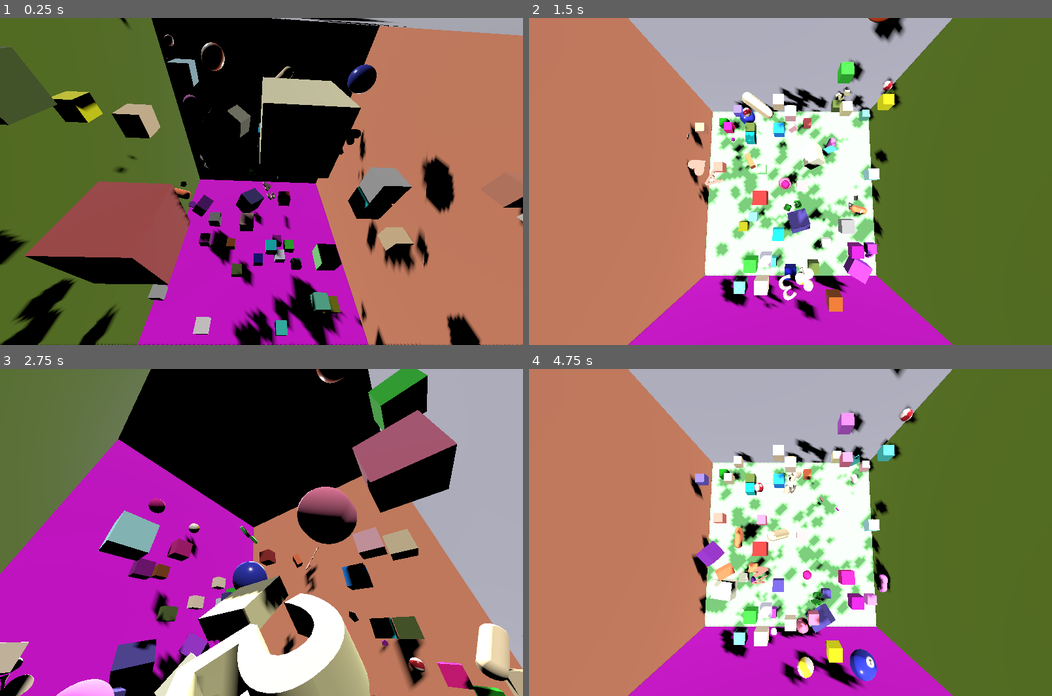
Above: before the commit, frames 1-4 (two rows, left to right).
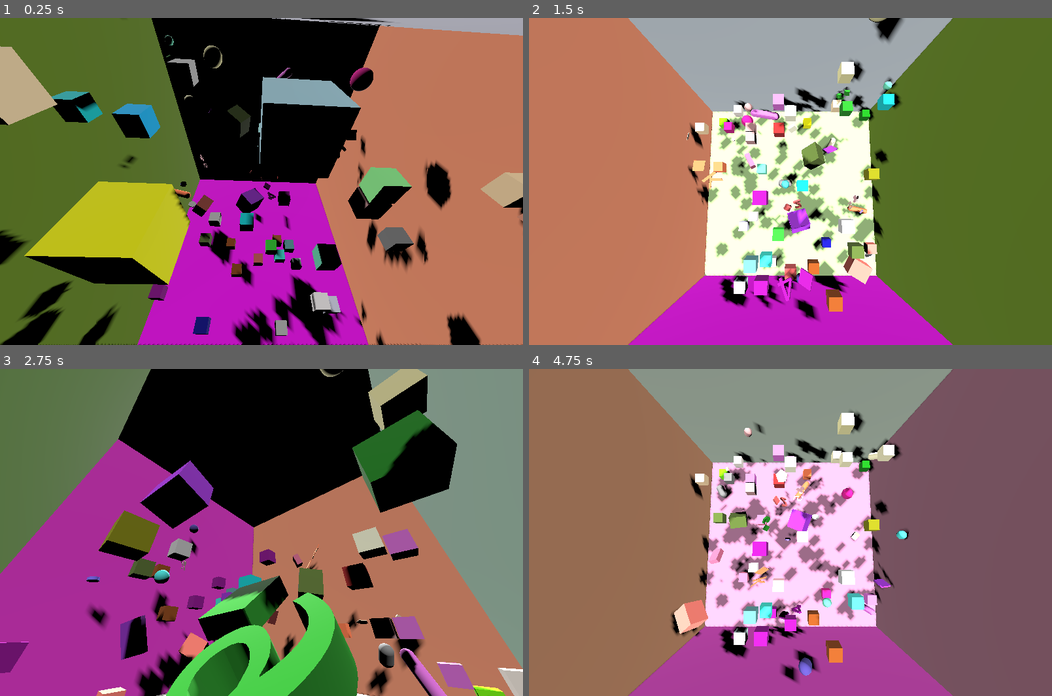
Above: after the commit, the same moments.

Repository: kasworld/gd4bounce
Game: Godot game, scene res://main.tscn
Same seed, same stepped clock (60 frames per second), same inputs: the game is played once before the commit and once after it.
Inputs (mouse positions are in pixels of both pictures, inside the frame that each line leads up to):
- Up to frame 1 (0.25 s): no input
- Up to frame 2 (1.5 s): tap Enter at 0.5, 0.6, 1.35 s; move the mouse to (905, 165) at 0.52 s; click (905, 165) at 0.67 s; move the mouse to (685, 197) at 1.27 s; click (685, 197) at 1.42 s
- Up to frame 3 (2.75 s): move the mouse to (313, 460) at 2.02 s; tap Enter at 2.1 s; click (313, 460) at 2.17 s
- Up to frame 4 (4.75 s): move the mouse to (764, 597) at 2.77 s; tap Enter at 2.85, 3.6, 4.35 s; click (764, 597) at 2.92 s; move the mouse to (947, 581) at 3.52 s; click (947, 581) at 3.67 s; move the mouse to (633, 483) at 4.27 s; click (633, 483) at 4.42 s

The runs differ from the first frame. In frame 1, 14% of the frame differs, in the area x 0-100%, y 0-100%; in frame 2, 10%; in frame 3, 55%; in frame 4, 98%.

Commit message:
set color lerp

Diff:
--- a/ball.gd
+++ b/ball.gd
@@ -1,24 +1,5 @@
 extends RigidBody3D
-
 class_name Ball
-
-static var tex_array = [
-	preload("res://BallTexture/ball1.tres"),
-	preload("res://BallTexture/ball2.tres"),
-	preload("res://BallTexture/ball3.tres"),
-	preload("res://BallTexture/ball4.tres"),
-	preload("res://BallTexture/ball5.tres"),
-	preload("res://BallTexture/ball6.tres"),
-	preload("res://BallTexture/ball7.tres"),
-	preload("res://BallTexture/ball8.tres"),
-	preload("res://BallTexture/ball9.tres"),
-	preload("res://BallTexture/ball10.tres"),
-	preload("res://BallTexture/ball11.tres"),
-	preload("res://BallTexture/ball12.tres"),
-	preload("res://BallTexture/ball13.tres"),
-	preload("res://BallTexture/ball14.tres"),
-	preload("res://BallTexture/ball15.tres"),
-]
 
 func set_material(mat :Material) -> Ball:
 	$MeshInstance3D.mesh.material = mat
@@ -27,6 +8,9 @@
 func set_color(co :Color) -> Ball:
 	$MeshInstance3D.mesh.material.albedo_color = co
 	return self
+
+func get_color() -> Color:
+	return $MeshInstance3D.mesh.material.albedo_color
 
 func set_radius(r :float) -> Ball:
 	$MeshInstance3D.mesh.radius = r
@@ -39,4 +23,6 @@
 
 func _on_body_entered(body: Node) -> void:
 	if body is Brick:
-		body.set_color(random_color())
+		body.set_color(get_color())
+	elif body is Wall:
+		body.set_color( get_color().lerp(body.get_color(), 0.9 ) )
--- a/ball.tscn
+++ b/ball.tscn
@@ -11,6 +11,7 @@
 resource_local_to_scene = true
 
 [sub_resource type="StandardMaterial3D" id="StandardMaterial3D_x8fbi"]
+resource_local_to_scene = true
 
 [sub_resource type="SphereMesh" id="SphereMesh_ktgx5"]
 resource_local_to_scene = true
--- a/brick.gd
+++ b/brick.gd
@@ -1,11 +1,13 @@
 extends StaticBody3D
-
 class_name Brick
 
 func set_color(co :Color) -> Brick:
 	$MeshInstance3D.mesh.material.albedo_color = co
 	return self
 
+func get_color() -> Color:
+	return $MeshInstance3D.mesh.material.albedo_color
+
 func set_size(v3 :Vector3) -> Brick:
 	$MeshInstance3D.mesh.size = v3
 	$CollisionShape3D.shape.size = v3
--- a/capsule.gd
+++ b/capsule.gd
@@ -1,10 +1,12 @@
 extends RigidBody3D
-
 class_name Capsule
 
 func set_color(co :Color) -> Capsule:
 	$MeshInstance3D.mesh.material.albedo_color = co
 	return self
+
+func get_color() -> Color:
+	return $MeshInstance3D.mesh.material.albedo_color
 
 func set_radius_height(r :float, h:float) -> Capsule:
 	$MeshInstance3D.mesh.radius = r
@@ -15,4 +17,6 @@
 
 func _on_body_entered(body: Node) -> void:
 	if body is Brick:
-		body.set_color($MeshInstance3D.mesh.material.albedo_color)
+		body.set_color(get_color())
+	elif body is Wall:
+		body.set_color( get_color().lerp(body.get_color(), 0.9 ) )
--- a/char.gd
+++ b/char.gd
@@ -1,10 +1,12 @@
 extends RigidBody3D
-
 class_name Char
 
 func set_color(co :Color) -> Char:
 	$MeshInstance3D.mesh.material.albedo_color = co
 	return self
+
+func get_color() -> Color:
+	return $MeshInstance3D.mesh.material.albedo_color
 
 func set_height_depth(h :float, d :float) -> Char:
 	$MeshInstance3D.mesh.depth = d
@@ -21,4 +23,6 @@
 
 func _on_body_entered(body: Node) -> void:
 	if body is Brick:
-		body.set_color($MeshInstance3D.mesh.material.albedo_color)
+		body.set_color(get_color())
+	elif body is Wall:
+		body.set_color( get_color().lerp(body.get_color(), 0.9 ) )
--- a/coin.gd
+++ b/coin.gd
@@ -1,5 +1,4 @@
 extends RigidBody3D
-
 class_name Coin
 
 func init(n :int) -> Coin:
@@ -9,6 +8,9 @@
 func set_color(co :Color) -> Coin:
 	$MeshInstance3D.mesh.material.albedo_color = co
 	return self
+
+func get_color() -> Color:
+	return $MeshInstance3D.mesh.material.albedo_color
 
 func set_radius_height(r :float, h:float) -> Coin:
 	$MeshInstance3D.mesh.top_radius = r
@@ -20,4 +22,6 @@
 
 func _on_body_entered(body: Node) -> void:
 	if body is Brick:
-		body.set_color($MeshInstance3D.mesh.material.albedo_color)
+		body.set_color(get_color())
+	elif body is Wall:
+		body.set_color( get_color().lerp(body.get_color(), 0.9 ) )
--- a/dice.gd
+++ b/dice.gd
@@ -1,10 +1,12 @@
 extends RigidBody3D
-
 class_name Dice
 
 func set_color(co :Color) -> Dice:
 	$MeshInstance3D.mesh.material.albedo_color = co
 	return self
+
+func get_color() -> Color:
+	return $MeshInstance3D.mesh.material.albedo_color
 
 func set_size(v3 :Vector3) -> Dice:
 	$MeshInstance3D.mesh.size = v3
@@ -13,4 +15,6 @@
 
 func _on_body_entered(body: Node) -> void:
 	if body is Brick:
-		body.set_color($MeshInstance3D.mesh.material.albedo_color)
+		body.set_color(get_color())
+	elif body is Wall:
+		body.set_color( get_color().lerp(body.get_color(), 0.9 ) )
--- a/main.gd
+++ b/main.gd
@@ -1,4 +1,22 @@
 extends Node3D
+
+var tex_array = [
+	preload("res://BallTexture/ball1.tres"),
+	preload("res://BallTexture/ball2.tres"),
+	preload("res://BallTexture/ball3.tres"),
+	preload("res://BallTexture/ball4.tres"),
+	preload("res://BallTexture/ball5.tres"),
+	preload("res://BallTexture/ball6.tres"),
+	preload("res://BallTexture/ball7.tres"),
+	preload("res://BallTexture/ball8.tres"),
+	preload("res://BallTexture/ball9.tres"),
+	preload("res://BallTexture/ball10.tres"),
+	preload("res://BallTexture/ball11.tres"),
+	preload("res://BallTexture/ball12.tres"),
+	preload("res://BallTexture/ball13.tres"),
+	preload("res://BallTexture/ball14.tres"),
+	preload("res://BallTexture/ball15.tres"),
+]
 
 func _ready() -> void:
 	reset_camera_pos()
@@ -7,13 +25,13 @@
 	for i in n:
 		add_child(rand_pos_rot(
 			preload("res://ball.tscn").instantiate(
-			).set_material(Ball.tex_array.pick_random()
-			).set_radius(randf_range(0.2,1)
+			).set_color(random_color()
+			).set_radius(randf_range(0.2,0.8)
 		)))
 		add_child(rand_pos_rot(
 			preload("res://capsule.tscn").instantiate(
 			).set_color(random_color()
-			).set_radius_height(	randf_range(0.2,1), randf_range(0.6,3)
+			).set_radius_height(	randf_range(0.2,0.6), randf_range(0.6,3)
 		)))
 		add_child(rand_pos_rot(
 			preload("res://coin.tscn").instantiate(
--- a/wall.gd
+++ b/wall.gd
@@ -1,5 +1,4 @@
 extends StaticBody3D
-
 class_name Wall
 
 func _ready() -> void:
@@ -8,3 +7,6 @@
 func set_color(co :Color) -> Wall:
 	$MeshInstance3D.mesh.material.albedo_color = co
 	return self
+
+func get_color() -> Color:
+	return $MeshInstance3D.mesh.material.albedo_color
